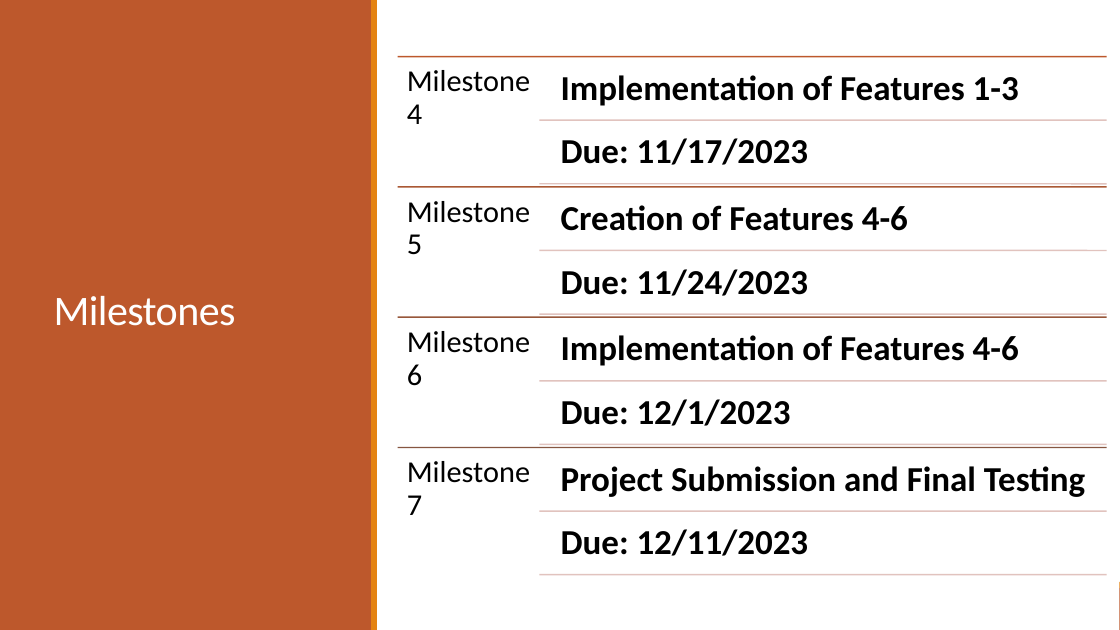
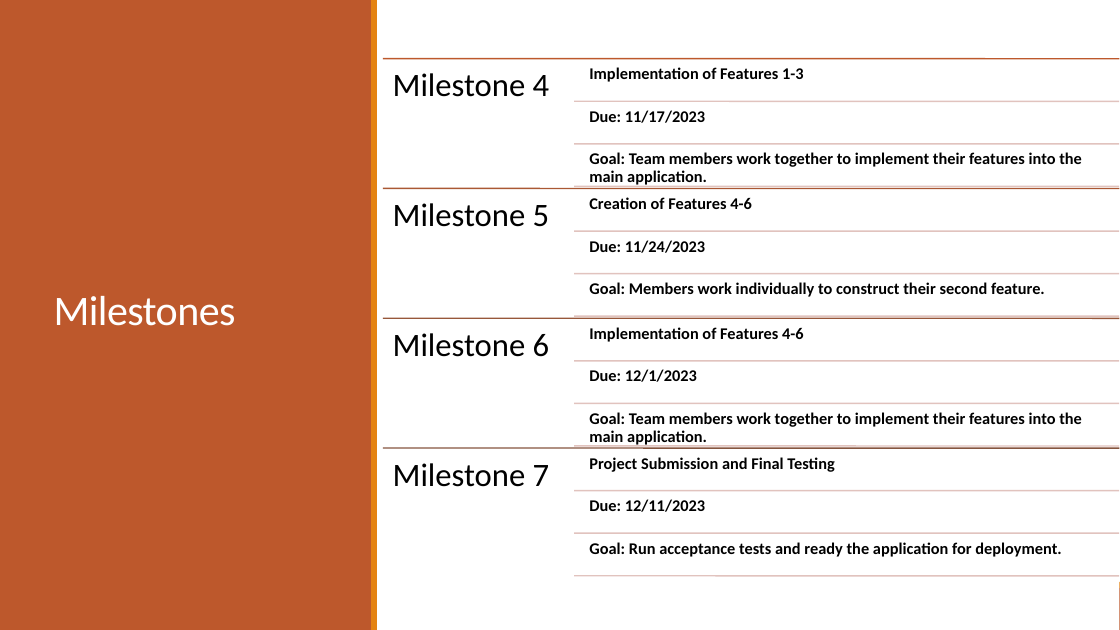
Before and after one commit to jibunorp2/ASE456-Group-Project, a slide deck: slide 7 of docs/presentation/PowerRangers_presentation1.pptx (slide 6 before the commit). Drawn at 1120x630 pixels with LibreOffice and Linux fonts; fonts in the diff are those of the drawing. Boxes give left, top, right and bottom in pixels: in the first picture for what was removed or moved away, otherwise in the second. Text is boxed around its words. In the diff, an @@ line names an element or a change of style, - is before the commit and + after.

```diff
--- a/docs/presentation/PowerRangers_presentation1.pptx
+++ b/docs/presentation/PowerRangers_presentation1.pptx
@@ size 26 to 28 pt in 4 elements at bbox=[393, 333, 550, 357], bbox=[393, 463, 550, 487], bbox=[393, 203, 550, 227], bbox=[393, 73, 550, 97] @@
@@ text "Milestone 4": place and size @@
-text "Milestone 4" at bbox=[407, 70, 530, 124]
+text "Milestone 4" at bbox=[393, 73, 550, 97]
@@ line moved from (397, 56) - (1107, 56) to (383, 59) - (1120, 59) @@
@@ text "Implementation of Features 1-3": place and size @@
-text "Implementation of Features 1-3" at bbox=[561, 75, 1019, 106]
+text "Implementation of Features 1-3" at bbox=[589, 67, 804, 82]
@@ line moved from (539, 120) - (1107, 120) to (575, 102) - (1119, 102) @@
@@ text "Due: 11/17/2023": place and size @@
-text "Due: 11/17/2023" at bbox=[561, 138, 809, 165]
+text "Due: 11/17/2023" at bbox=[589, 110, 705, 123]
@@ text "Milestone 5": place and size @@
-text "Milestone 5" at bbox=[407, 201, 530, 255]
+text "Milestone 5" at bbox=[393, 203, 550, 227]
@@ line moved from (397, 187) - (1107, 187) to (383, 188) - (1120, 188) @@
@@ line moved from (539, 184) - (1107, 184) to (575, 187) - (1119, 187) @@
@@ text "Creation of Features 4-6": place and size @@
-text "Creation of Features 4-6" at bbox=[561, 205, 908, 231]
+text "Creation of Features 4-6" at bbox=[589, 197, 752, 209]
@@ line moved from (539, 250) - (1107, 250) to (575, 231) - (1119, 231) @@
@@ text "Due: 11/24/2023": place and size @@
-text "Due: 11/24/2023" at bbox=[561, 269, 809, 296]
+text "Due: 11/24/2023" at bbox=[589, 240, 705, 253]
@@ text "Milestone 6": place and size @@
-text "Milestone 6" at bbox=[407, 331, 530, 386]
+text "Milestone 6" at bbox=[393, 333, 550, 357]
@@ line moved from (397, 318) - (1107, 318) to (383, 318) - (1120, 318) @@
@@ line moved from (539, 314) - (1107, 314) to (575, 316) - (1119, 316) @@
@@ text "Implementation of Features 4-6": place and size @@
-text "Implementation of Features 4-6" at bbox=[561, 335, 1019, 366]
+text "Implementation of Features 4-6" at bbox=[589, 327, 804, 342]
@@ line moved from (539, 381) - (1107, 381) to (575, 361) - (1119, 361) @@
@@ text "Due: 12/1/2023": place and size @@
-text "Due: 12/1/2023" at bbox=[561, 399, 791, 426]
+text "Due: 12/1/2023" at bbox=[589, 369, 697, 382]
@@ text "Milestone 7": place and size @@
-text "Milestone 7" at bbox=[407, 461, 530, 515]
+text "Milestone 7" at bbox=[393, 463, 550, 487]
@@ line moved from (397, 448) - (1107, 448) to (383, 448) - (1120, 448) @@
@@ line moved from (539, 444) - (1107, 444) to (575, 446) - (1119, 446) @@
@@ text "Project Submission and Final Testing": place and size @@
-text "Project Submission and Final Testing" at bbox=[561, 466, 1085, 497]
+text "Project Submission and Final Testing" at bbox=[589, 457, 834, 472]
@@ line moved from (539, 511) - (1107, 511) to (575, 491) - (1119, 491) @@
@@ size 30 to 14 pt; less space between paragraphs in 8 elements at bbox=[589, 197, 752, 209], bbox=[589, 67, 804, 82], bbox=[589, 327, 804, 342], bbox=[589, 457, 834, 472], bbox=[589, 110, 705, 123], bbox=[589, 369, 697, 382], bbox=[589, 240, 705, 253], bbox=[589, 499, 705, 512] @@
@@ text "Due: 12/11/2023": place and size @@
-text "Due: 12/11/2023" at bbox=[561, 529, 809, 556]
+text "Due: 12/11/2023" at bbox=[589, 499, 705, 512]
@@ group added at bbox=[575, 144, 1119, 557]: 4 lines, 4 texts @@
+Goal: Team members work together to implement their features into the main application.
+Goal: Members work individually to construct their second feature.
+Goal: Team members work together to implement their features into the main application.
+Goal: Run acceptance tests and ready the application for deployment.
@@ line moved from (539, 575) - (1107, 575) to (575, 576) - (1119, 576) @@
```
Also in this commit, not shown: 4 other slides changed, 1 slide added, 3 other files.
